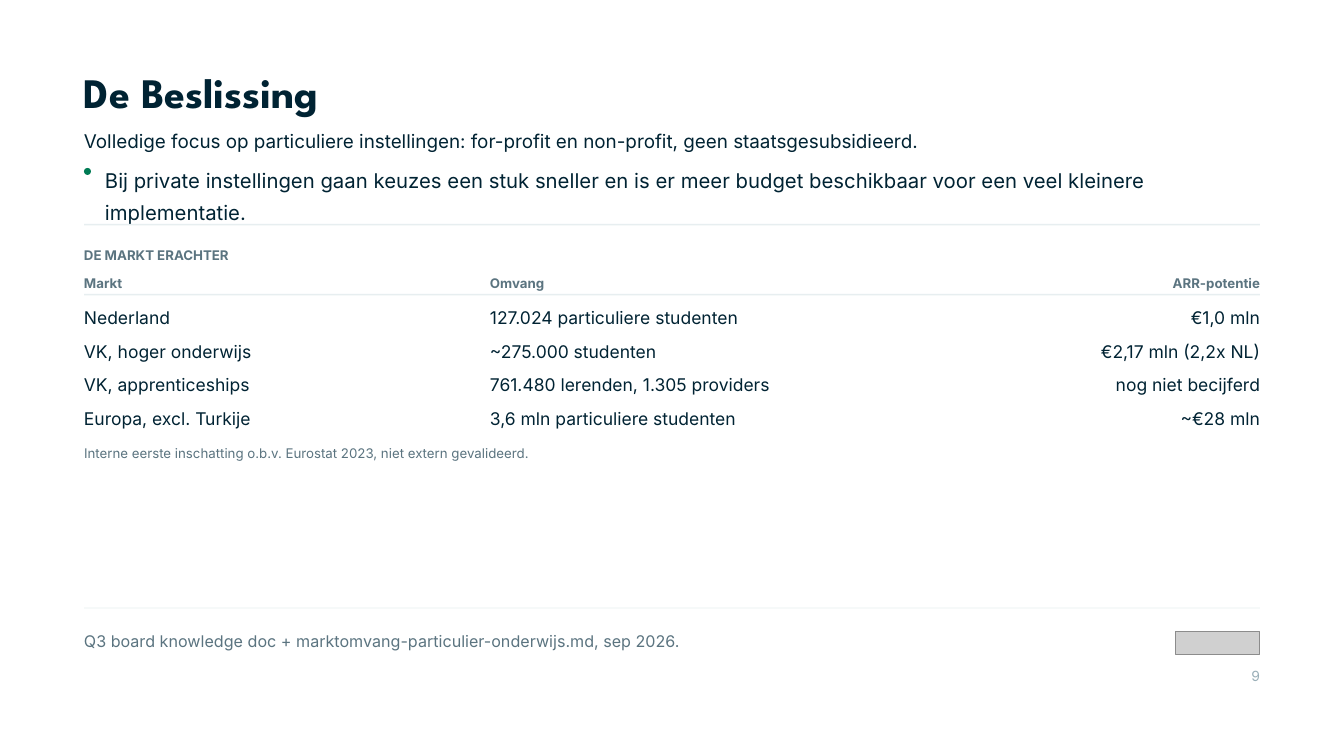
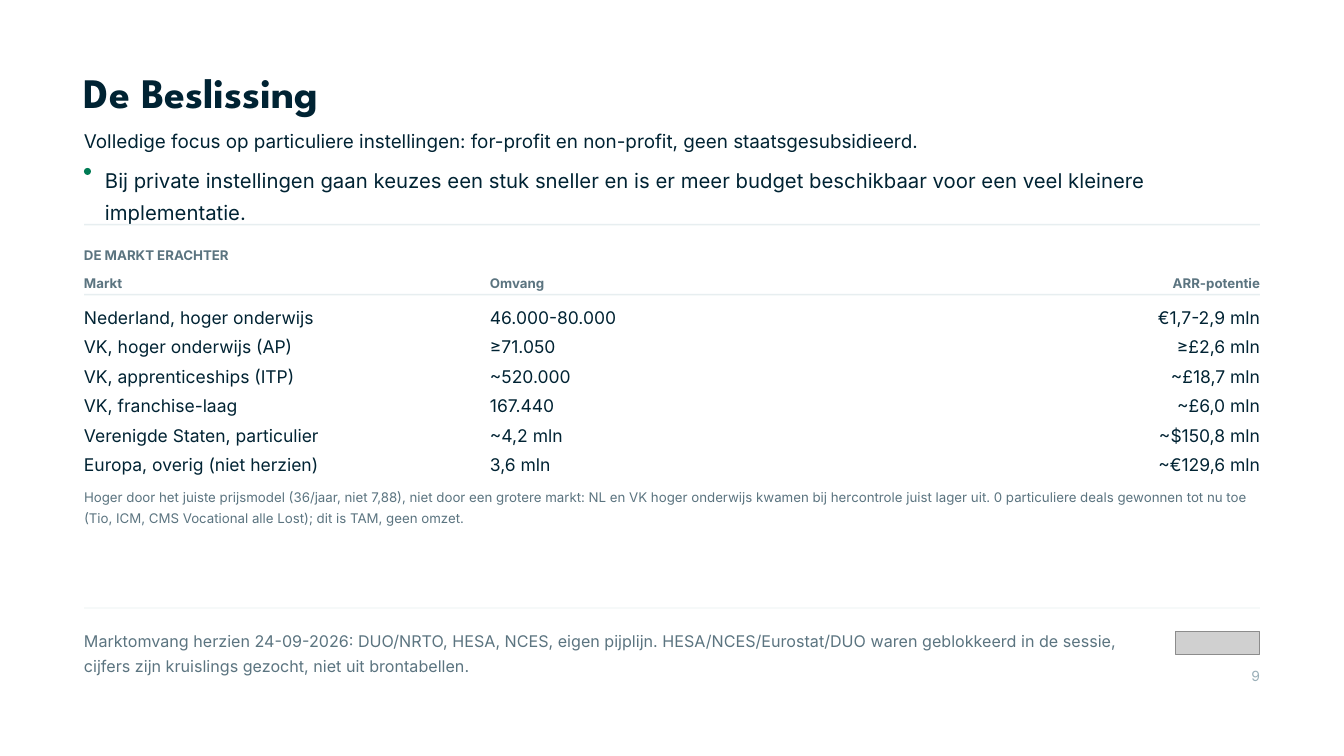
Before and after one commit to Dante-Eduface/Claude, a slide deck: slide 9 of GTM/board-meeting-q3-2026/deck/eduface-board-q3-2026-bewerkbaar.pptx. Drawn at 1344x756 pixels with LibreOffice and Linux fonts; fonts in the diff are those of the drawing; grey boxes stand for pictures. Boxes give left, top, right and bottom in pixels: in the first picture for what was removed or moved away, otherwise in the second. Text is boxed around its words. In the diff, an @@ line names an element or a change of style, - is before the commit and + after.

```diff
--- a/GTM/board-meeting-q3-2026/deck/eduface-board-q3-2026-bewerkbaar.pptx
+++ b/GTM/board-meeting-q3-2026/deck/eduface-board-q3-2026-bewerkbaar.pptx
@@ text at (x1=84, y1=311, x2=313, y2=328): text changed @@
-Nederland
+Nederland, hoger onderwijs
@@ text at (x1=490, y1=311, x2=616, y2=324): text changed @@
-127.024 particuliere studenten
+46.000-80.000
@@ text at (x1=1158, y1=311, x2=1260, y2=327): text changed @@
-€1,0 mln
+€1,7-2,9 mln
@@ text at (x1=84, y1=339, x2=292, y2=357): text changed @@
-VK, hoger onderwijs
+VK, hoger onderwijs (AP)
@@ text at (x1=490, y1=340, x2=556, y2=353): text changed @@
-~275.000 studenten
+≥71.050
@@ text at (x1=1177, y1=340, x2=1260, y2=356): text changed @@
-€2,17 mln (2,2x NL)
+≥£2,6 mln
@@ text at (x1=84, y1=368, x2=294, y2=387): text changed @@
-VK, apprenticeships
+VK, apprenticeships (ITP)
@@ text at (x1=490, y1=370, x2=571, y2=383): text changed @@
-761.480 lerenden, 1.305 providers
+~520.000
@@ text at (x1=1171, y1=370, x2=1260, y2=386): text changed @@
-nog niet becijferd
+~£18,7 mln
@@ text at (x1=84, y1=398, x2=238, y2=416): text changed @@
-Europa, excl. Turkije
+VK, franchise-laag
@@ text added at (x1=490, y1=399, x2=554, y2=412), 12.5 pt, text #002333 @@
+167.440
@@ text at (x1=1177, y1=399, x2=1260, y2=415): text changed @@
-~€28 mln
+~£6,0 mln
@@ text removed at (x1=84, y1=448, x2=528, y2=461) @@
-Interne eerste inschatting o.b.v. Eurostat 2023, niet extern gevalideerd.
@@ text added at (x1=84, y1=429, x2=319, y2=446), 12.5 pt, text #002333 @@
+Verenigde Staten, particulier
@@ text added at (x1=490, y1=429, x2=563, y2=445), 12.5 pt, text #002333 @@
+~4,2 mln
@@ text added at (x1=1159, y1=427, x2=1260, y2=445), 12.5 pt, text #002333 @@
+~$150,8 mln
@@ text added at (x1=84, y1=457, x2=318, y2=475), 12.5 pt, text #002333 @@
+Europa, overig (niet herzien)
@@ text at (x1=490, y1=458, x2=551, y2=474): text changed @@
-3,6 mln particuliere studenten
+3,6 mln
@@ text added at (x1=1158, y1=458, x2=1260, y2=474), 12.5 pt, text #002333 @@
+~€129,6 mln
@@ text added at (x1=84, y1=491, x2=1246, y2=526), 9.5 pt, text #5B7480 @@
+Hoger door het juiste prijsmodel (36/jaar, niet 7,88), niet door een grotere markt: NL en VK hoger onderwijs kwamen bij hercontrole juist lager uit. 0 particuliere deals gewonnen tot nu toe (Tio, ICM, CMS Vocational alle Lost); dit is TAM, geen omzet.
@@ text at (x1=84, y1=634, x2=1116, y2=676): text changed @@
-Q3 board knowledge doc + marktomvang-particulier-onderwijs.md, sep 2026.
+Marktomvang herzien 24-09-2026: DUO/NRTO, HESA, NCES, eigen pijplijn. HESA/NCES/Eurostat/DUO waren geblokkeerd in de sessie, cijfers zijn kruislings gezocht, niet uit brontabellen.
```
Also in this commit, not shown: 5 other files.
